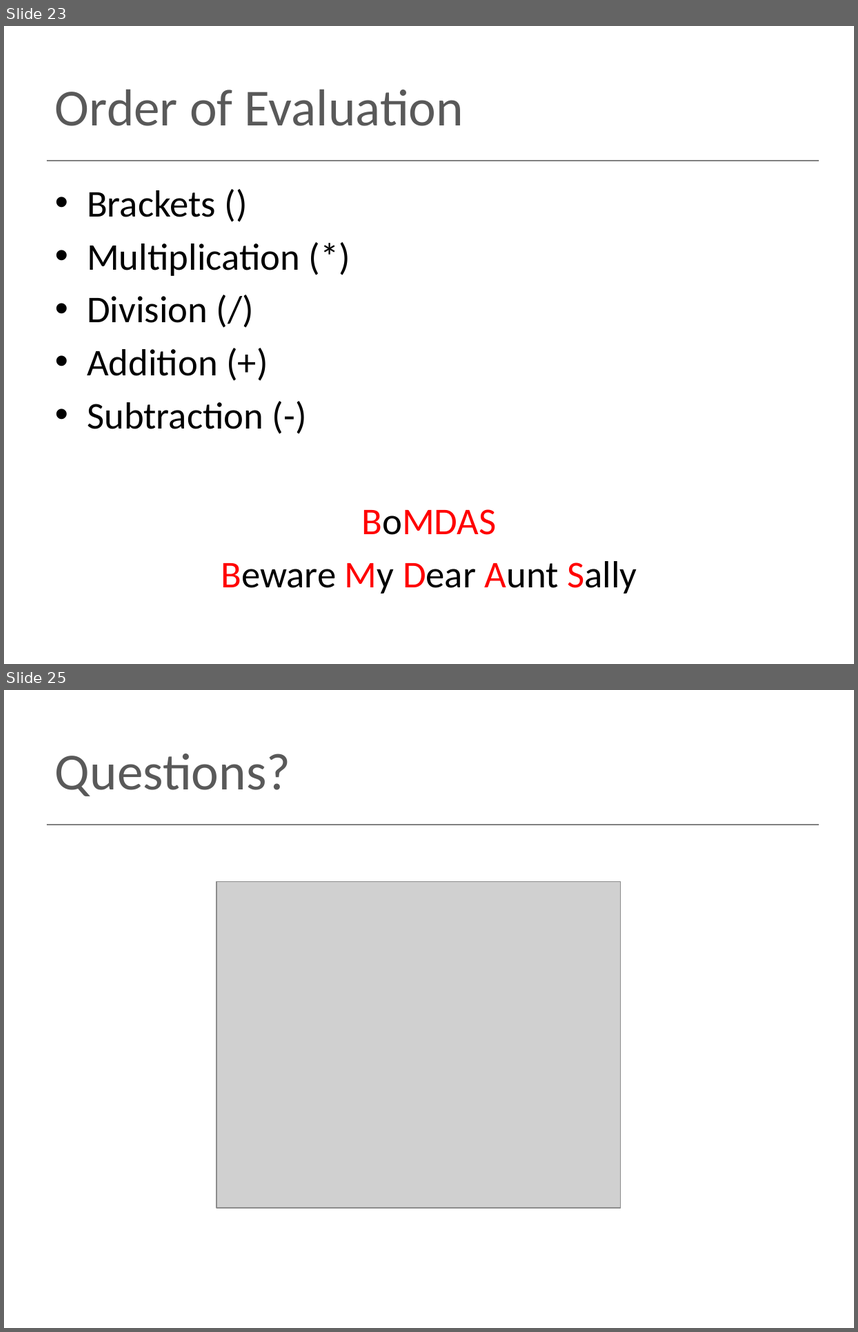
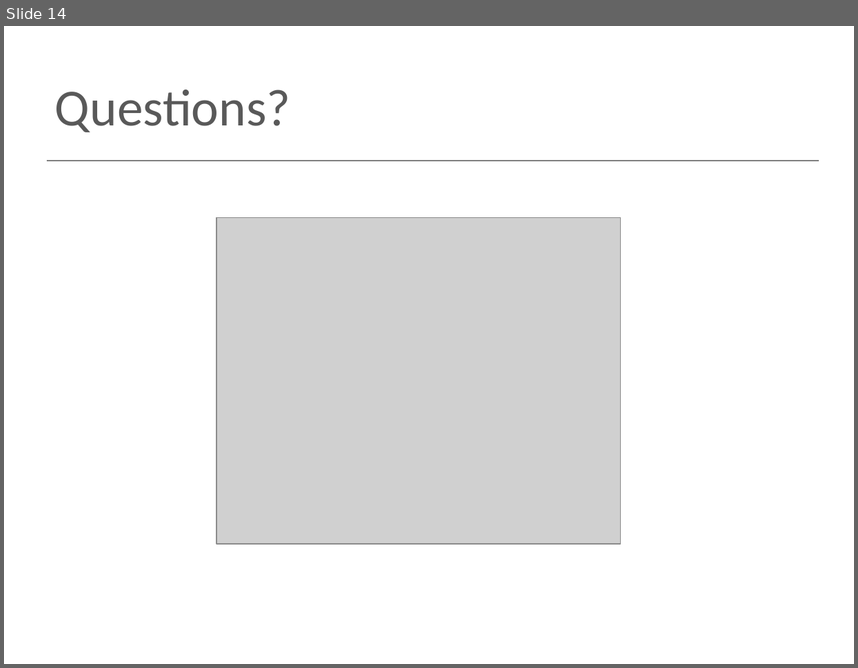
Before and after one commit to sdrohan/processing-for-ty, a slide deck: topic05/talk-1/a-processing-mouse-events.pptx. Shown one above the other, each under a label of ours: slides 23 and 25 before the commit, slide 14 after it; the slides between them are not shown. The pictures are 858x1332 and 858x668 pixels, drawn with LibreOffice and Linux fonts; fonts in the diff are those of the drawing; grey boxes stand for pictures. Boxes give left, top, right and bottom in pixels: in the first picture for what was removed or moved away, otherwise in the second. Text is boxed around its words. In the diff, an @@ line names an element or a change of style, - is before the commit and + after.

```diff
--- a/topic05/talk-1/a-processing-mouse-events.pptx
+++ b/topic05/talk-1/a-processing-mouse-events.pptx
@@ slide 23 removed at (x1=4, y1=26, x2=854, y2=664), background #FFFFFF; not listed: 1 template element that a slide beside it also shows @@
@@ title removed at (x1=55, y1=89, x2=464, y2=126) @@
-Order of Evaluation
@@ text removed at (x1=87, y1=190, x2=637, y2=593) @@
-• Brackets ()
-• Multiplication (*)
-• Division (/)
-• Addition (+)
-• Subtraction (-)
-BoMDAS
-Beware My Dear Aunt Sally
@@ what was slide 25 is now slide 14 @@
```
Also in this commit, not shown: 1 slide changed, 10 other slides removed, 37 other files.
